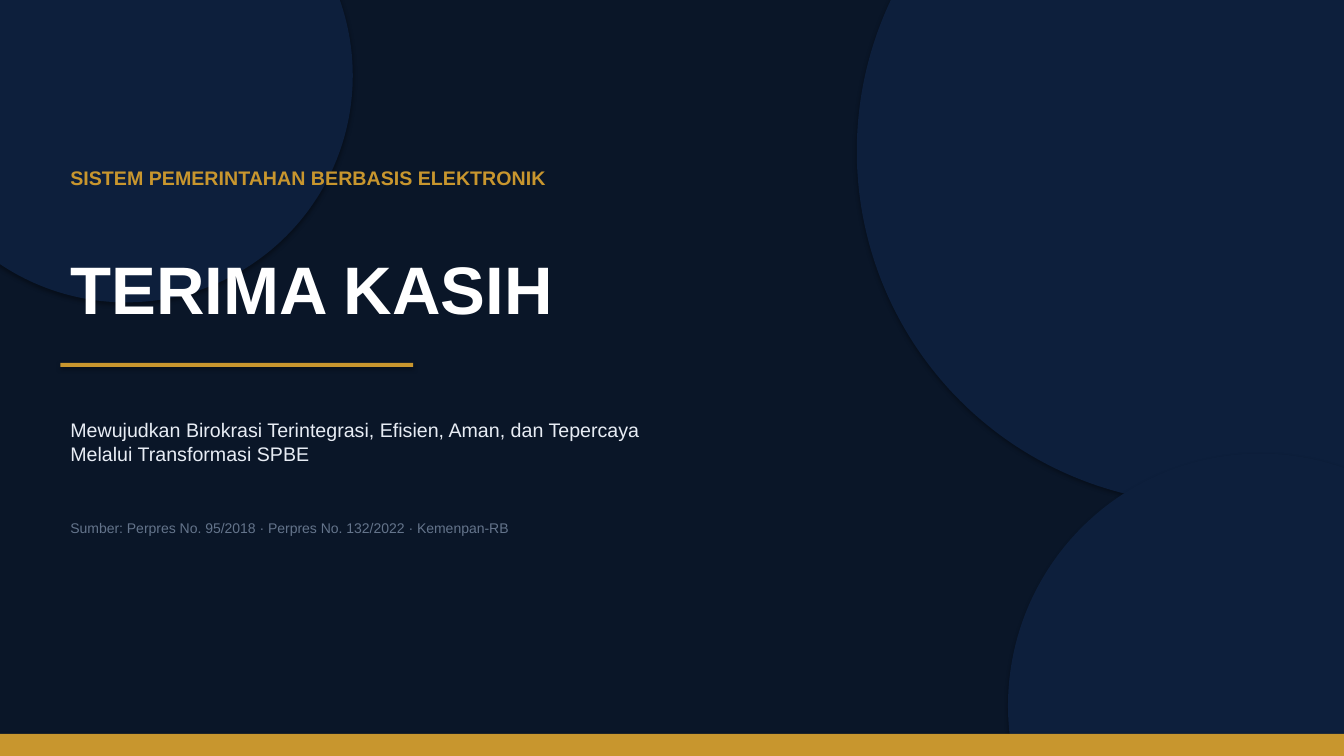
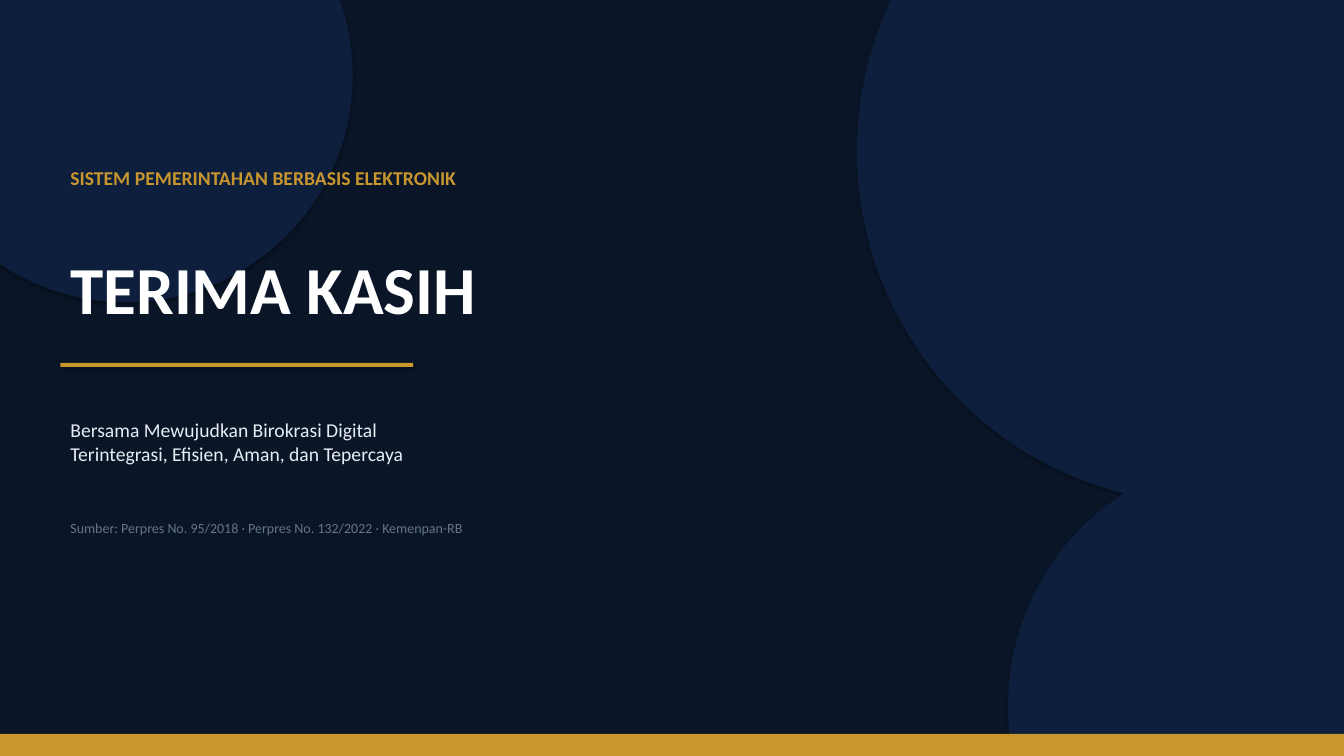
Before and after one commit to rahadiana/coba_ppt, a slide deck: slide 16 of SPBE_Transformasi_Birokrasi.pptx. Drawn at 1344x756 pixels with LibreOffice and Linux fonts; fonts in the diff are those of the drawing. Boxes give left, top, right and bottom in pixels: in the first picture for what was removed or moved away, otherwise in the second. Text is boxed around its words. In the diff, an @@ line names an element or a change of style, - is before the commit and + after.

Commit message:
fix: update agent.md & buat_ppt_generik.py — referensi semua file src/ + perbaiki PPT SPBE

```diff
--- a/SPBE_Transformasi_Birokrasi.pptx
+++ b/SPBE_Transformasi_Birokrasi.pptx
@@ text at (70, 423, 403, 465): text changed; font Arial to Calibri @@
-Mewujudkan Birokrasi Terintegrasi, Efisien, Aman, dan Tepercaya
-Melalui Transformasi SPBE
+Bersama Mewujudkan Birokrasi Digital
+Terintegrasi, Efisien, Aman, dan Tepercaya
@@ font Arial to Calibri in 3 elements at (70, 172, 456, 185), (70, 270, 476, 315), (70, 523, 462, 535) @@
```
Also in this commit, not shown: 15 other slides changed, 2 other files.
